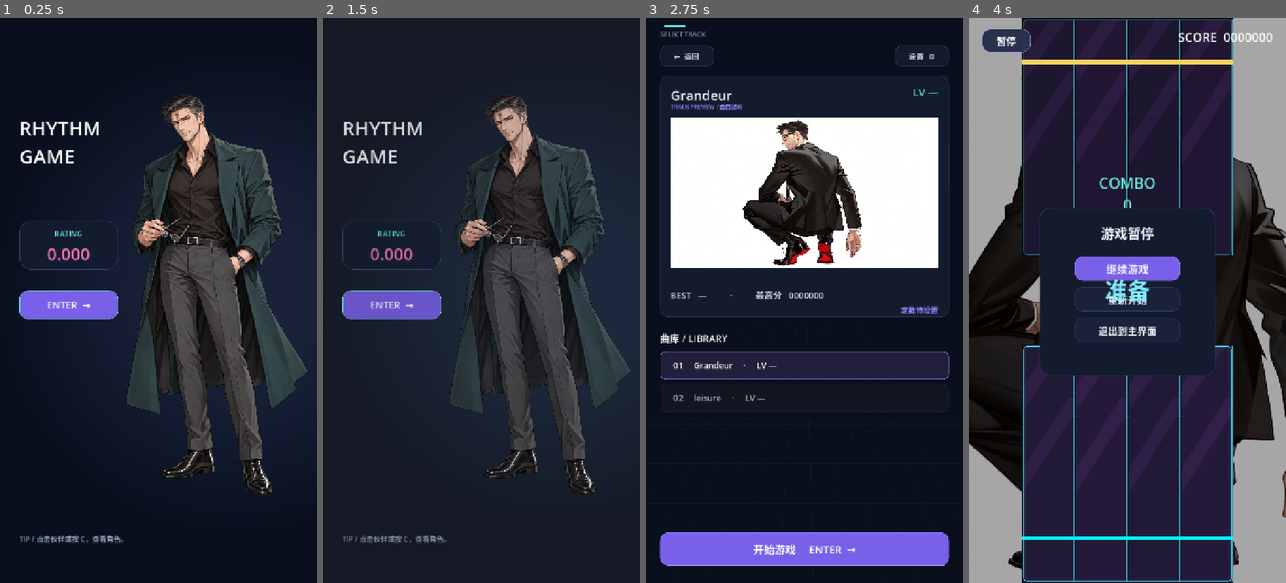
Above: before the commit, frames 1-4 (left to right).
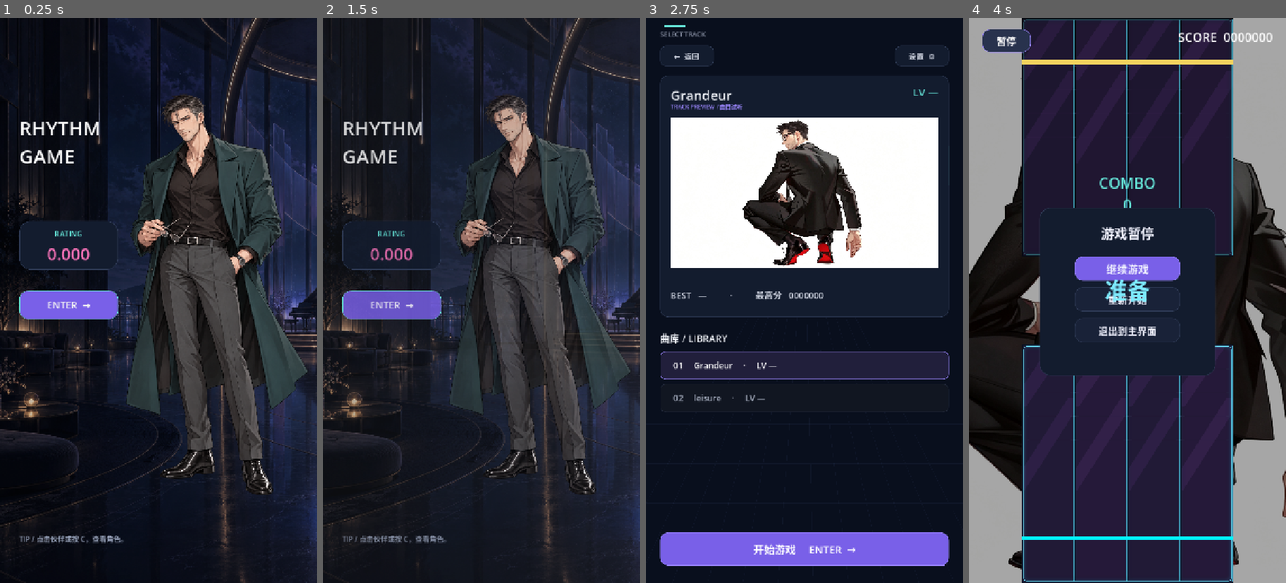
Above: after the commit, the same moments.

Repository: yznhyyg/1
Game: Godot game, scene res://main_menu.tscn
Same seed, same stepped clock (60 frames per second), same inputs: the game is played once before the commit and once after it. This scene is started directly instead of the project's main scene. Sound files missing from this copy of the repository are replaced by a short silence.
Inputs:
- Up to frame 1 (0.25 s): no input
- Up to frame 2 (1.5 s): click "ENTER →" at 0.5 s; click "← 返回" at 1.25 s
- Up to frame 3 (2.75 s): click "ENTER →" at 2 s
- Up to frame 4 (4 s): click "开始游戏 ENTER →" at 2.75 s; click "暂停" at 3.5 s

The runs differ from the first frame. In frame 1, 8.9% of the frame differs, in the area x 0-100%, y 0-100%; in frame 2, 6.2%; in frame 3, 0.1%; in frame 4, nothing differs.

Commit message:
Add midnight home background and remove per-song rating display

Diff:
--- a/main_menu.gd
+++ b/main_menu.gd
@@ -11,6 +11,23 @@
 
 func _ready() -> void:
 	UI.setup(self, true)
+	var background := TextureRect.new()
+	background.name = "HomeBackground"
+	background.set_anchors_and_offsets_preset(Control.PRESET_FULL_RECT)
+	background.texture = load("res://assets/backgrounds/home_midnight_atrium.png")
+	background.expand_mode = TextureRect.EXPAND_IGNORE_SIZE
+	background.stretch_mode = TextureRect.STRETCH_KEEP_ASPECT_COVERED
+	background.texture_filter = CanvasItem.TEXTURE_FILTER_LINEAR
+	background.mouse_filter = Control.MOUSE_FILTER_IGNORE
+	add_child(background)
+	if background.texture != null:
+		# The opaque picture replaces the procedural backdrop; avoid drawing both.
+		get_child(0).hide()
+	var shade := ColorRect.new()
+	shade.set_anchors_and_offsets_preset(Control.PRESET_FULL_RECT)
+	shade.color = Color(0.035, 0.059, 0.114, 0.22)
+	shade.mouse_filter = Control.MOUSE_FILTER_IGNORE
+	add_child(shade)
 	# The portrait is also visible when previewing this scene in the editor.
 	# Actual ownership is granted only by the successful login flow.
 	partner_portrait = TextureRect.new()
--- a/song_select.gd
+++ b/song_select.gd
@@ -7,7 +7,6 @@
 var songs: Array[Dictionary] = []
 var selected_index := 0
 var level_label: Label
-var track_rating_label: Label
 var title_label: Label
 var artwork: TextureRect
 var best_score_label: Label
@@ -73,8 +72,6 @@
 
 	level_label = UI.label(self, "LV —", Rect2(504, 151, 160, 47), 24, UI.CYAN)
 	level_label.horizontal_alignment = HORIZONTAL_ALIGNMENT_RIGHT
-	track_rating_label = UI.label(self, "RATING 0.000", Rect2(438, 648, 226, 26), 17, UI.ACCENT)
-	track_rating_label.horizontal_alignment = HORIZONTAL_ALIGNMENT_RIGHT
 	var now_playing := Label.new()
 	now_playing.text = "TRACK PREVIEW / 曲目试听"
 	now_playing.position = Vector2(56, 190)
@@ -251,10 +248,6 @@
 		return
 	var song_folder := str(songs[selected_index].get("folder", ""))
 	var song_id := song_folder.get_file()
-	var constant := RatingSystem.constant_for(songs[selected_index])
-	var record_for_rating = best_scores.get(song_id, {})
-	var best_score := int(record_for_rating.get("best_score", 0)) if record_for_rating is Dictionary else 0
-	track_rating_label.text = "RATING %.3f" % RatingSystem.song_rating(constant, best_score) if constant > 0.0 else "定数待设置"
 	if not best_scores.has(song_id):
 		best_score_label.text = "BEST   —          ·          最高分   0000000"
 		return
--- a/tests/test_rating.gd
+++ b/tests/test_rating.gd
@@ -107,9 +107,7 @@
 		selection._select_song(selected)
 		var song: Dictionary = selection.songs[selected]
 		check(selection.level_label.text == RatingSystem.level_text(song), "song level display")
-		var constant := RatingSystem.constant_for(song)
-		var expected := "RATING %.3f" % RatingSystem.song_rating(constant, 995000) if constant > 0.0 else "定数待设置"
-		check(selection.track_rating_label.text == expected, "best rating on selection page")
+		check(selection.best_score_label.text.contains("0995000"), "best score remains visible on selection page")
 	# Match normal navigation: stop preview playback before leaving selection.
 	selection.preview_player.stop()
 	if selection.preview_tween != null:
Binary file added: assets/backgrounds/home_midnight_atrium.png
Not shown, added: assets/backgrounds/home_midnight_atrium.png.import
Binary file changed: docs/previews/home_wenxu.png
Binary file added: docs/previews/song_select.png
Not shown, changed: PARTNERS.md
Not shown, changed: RATING.md
